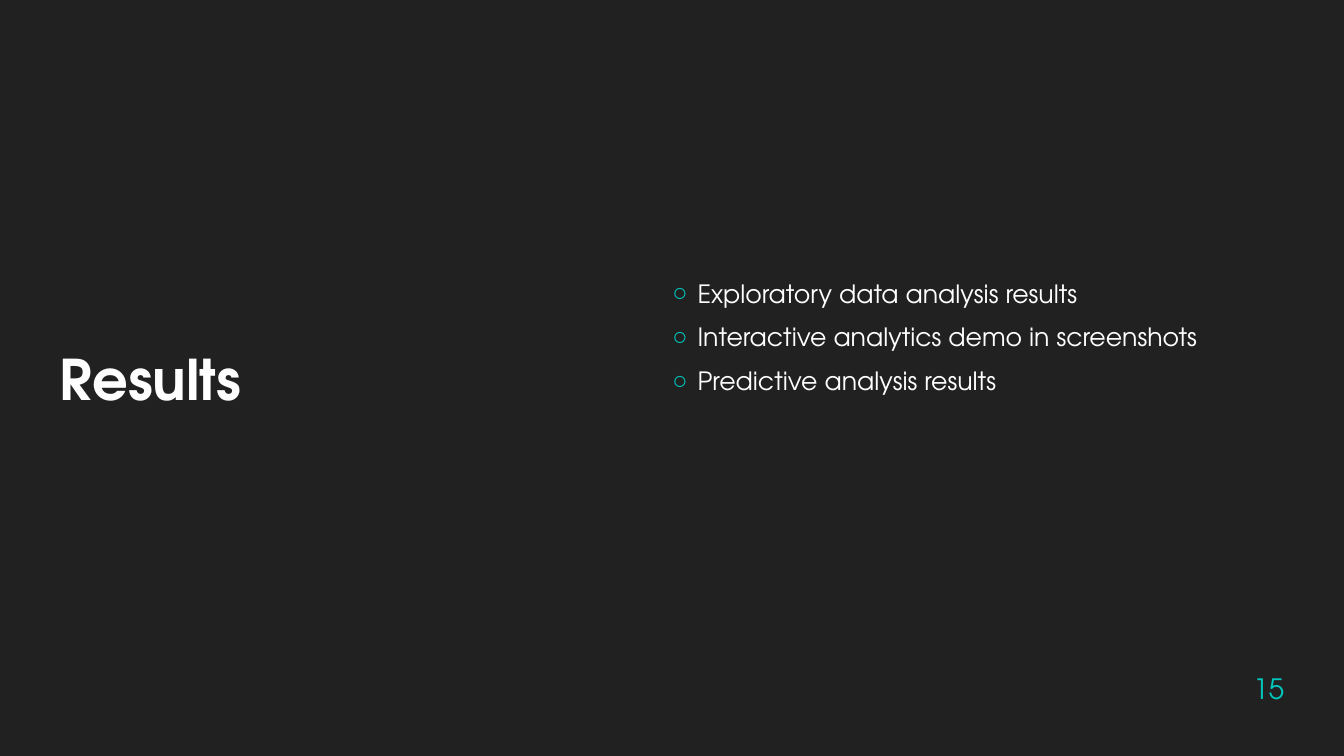
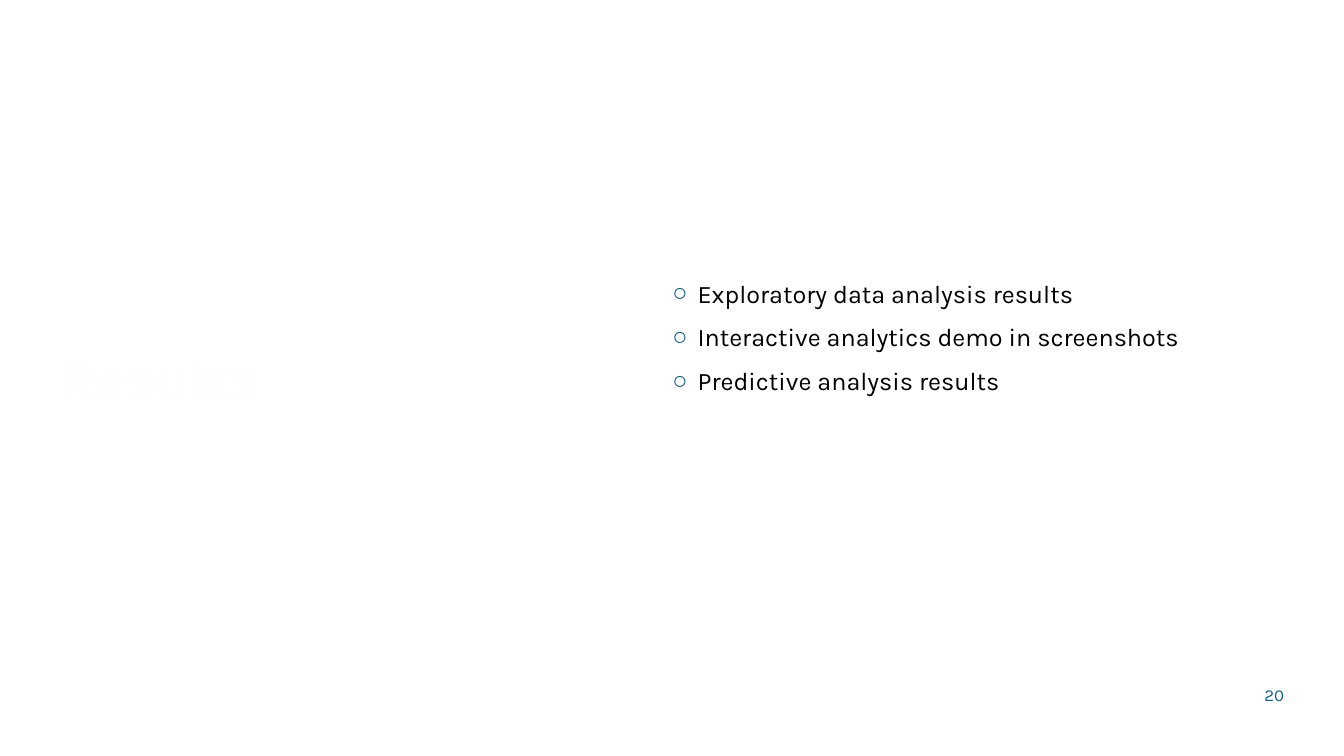
Before and after one commit to ObD-lance/data-science-capstone, a slide deck: slide 20 of LancePeterson-ds-capstone-slides.pptx (slide 15 before the commit). Drawn at 1344x756 pixels with LibreOffice and Linux fonts; fonts in the diff are those of the drawing; background and template pictures are left out. Boxes give left, top, right and bottom in pixels: in the first picture for what was removed or moved away, otherwise in the second. Text is boxed around its words. In the diff, an @@ line names an element or a change of style, - is before the commit and + after.

```diff
--- a/LancePeterson-ds-capstone-slides.pptx
+++ b/LancePeterson-ds-capstone-slides.pptx
@@ background #212121 to picture (left out) @@
@@ text "Exploratory data analysis results" at (x1=698, y1=285, x2=1178, y2=396): font TeX Gyre Adventor to Karla, text colour #FFFFFF to #000000; bullet colour #00C6BB to #156082 @@
@@ text "Results" at (x1=49, y1=192, x2=465, y2=566): font TeX Gyre Adventor to Karla @@
@@ page number at (x1=1264, y1=690, x2=1284, y2=701): text changed; size 20 to 12 pt; font TeX Gyre Adventor to Karla; text colour #00C6BB to #156082 @@
-15
+20
```
Also in this commit, not shown: 37 other slides changed, 8 slides added, 3 slides removed, 3 other files.
